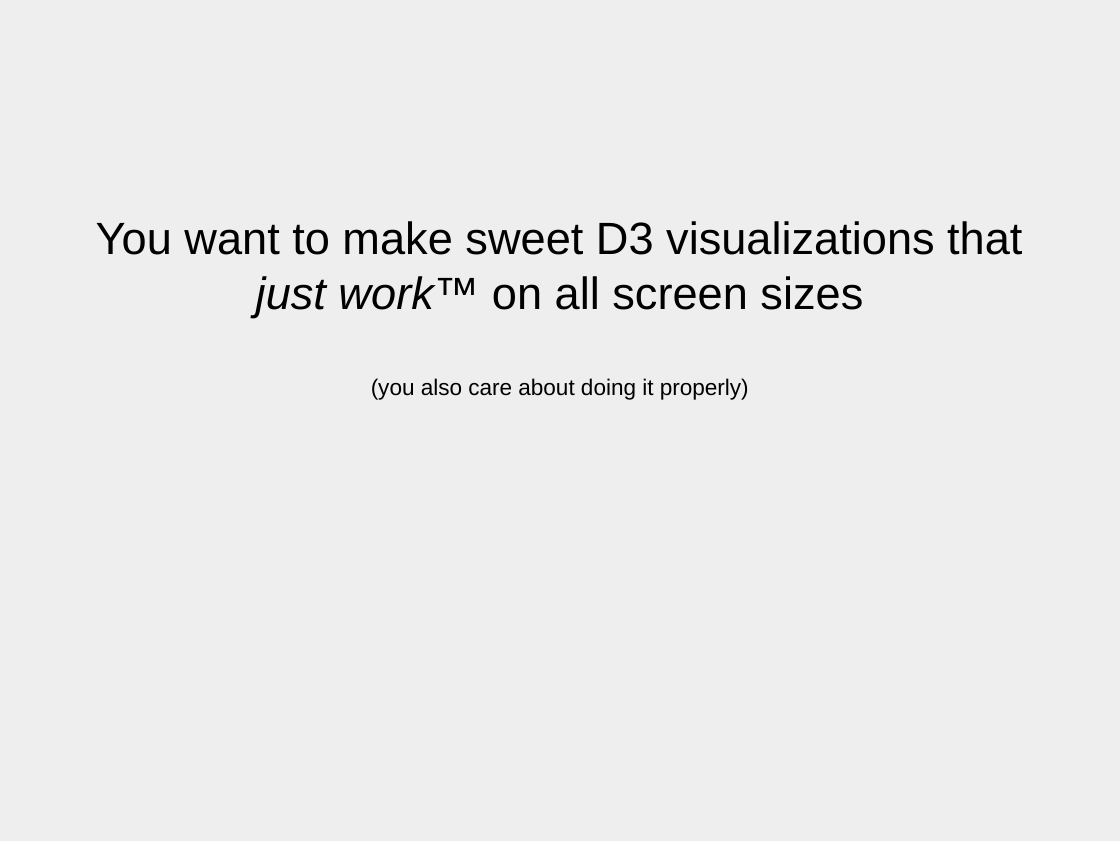
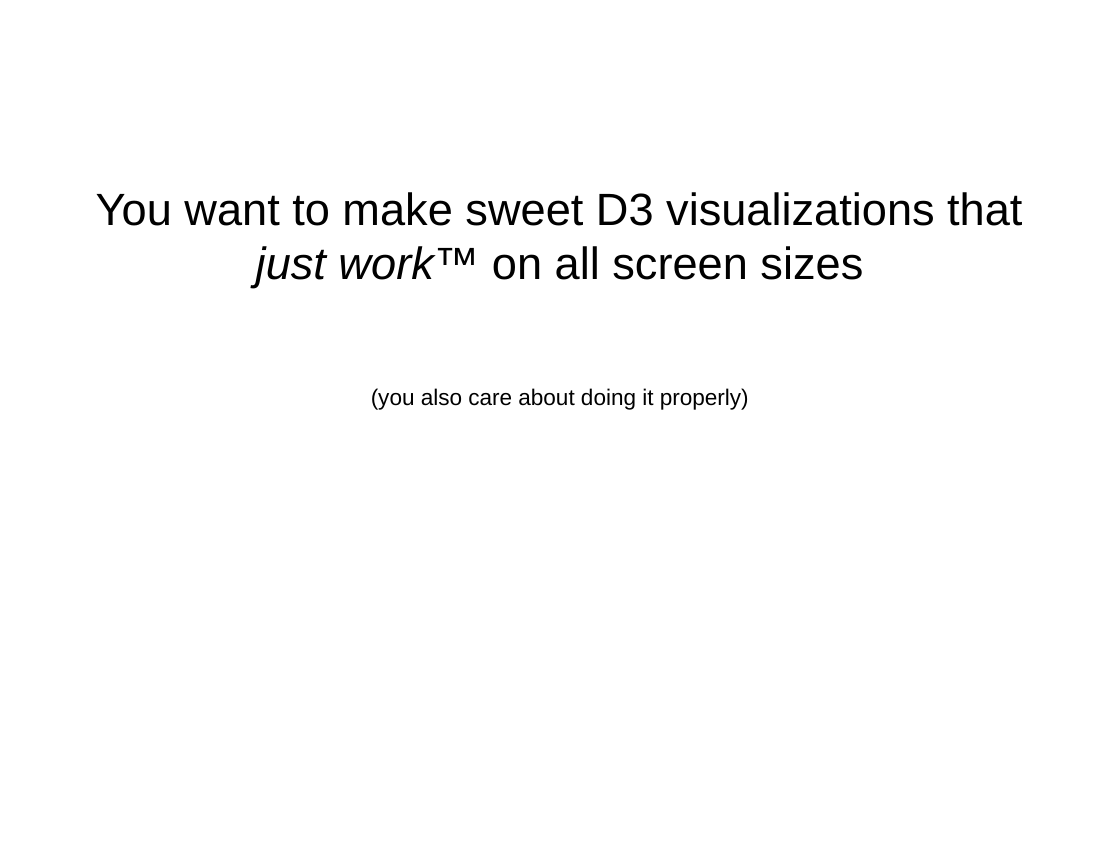
Before and after one commit to johnBartos/react-d3-demo, a slide deck: slide 3 of d3slides.odp. Drawn at 1120x841 pixels with LibreOffice and Linux fonts; fonts in the diff are those of the drawing. Boxes give left, top, right and bottom in pixels: in the first picture for what was removed or moved away, otherwise in the second. Text is boxed around its words. In the diff, an @@ line names an element or a change of style, - is before the commit and + after.

```diff
--- a/d3slides.odp
+++ b/d3slides.odp
@@ background #EEEEEE to #FFFFFF @@
@@ subtitle "You want to make sweet ..." at [96, 192, 1022, 410]: more space between paragraphs @@
```
Also in this commit, not shown: 12 other slides changed, 4 slides added, 6 slides removed.
